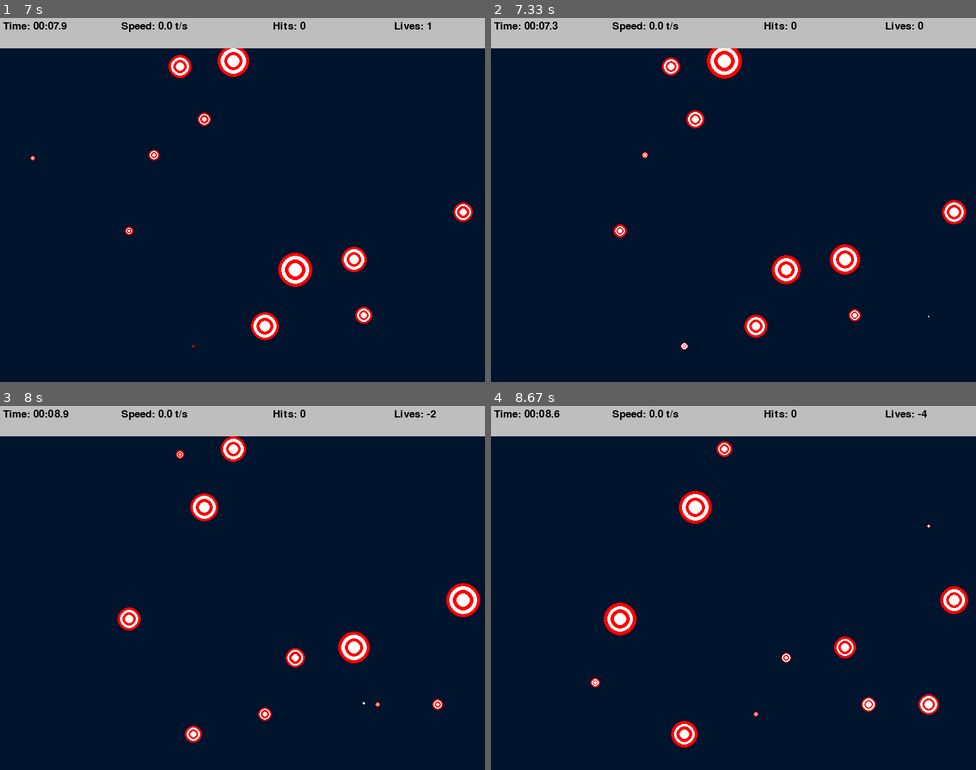
Above: before the commit, frames 1-4 (two rows, left to right).
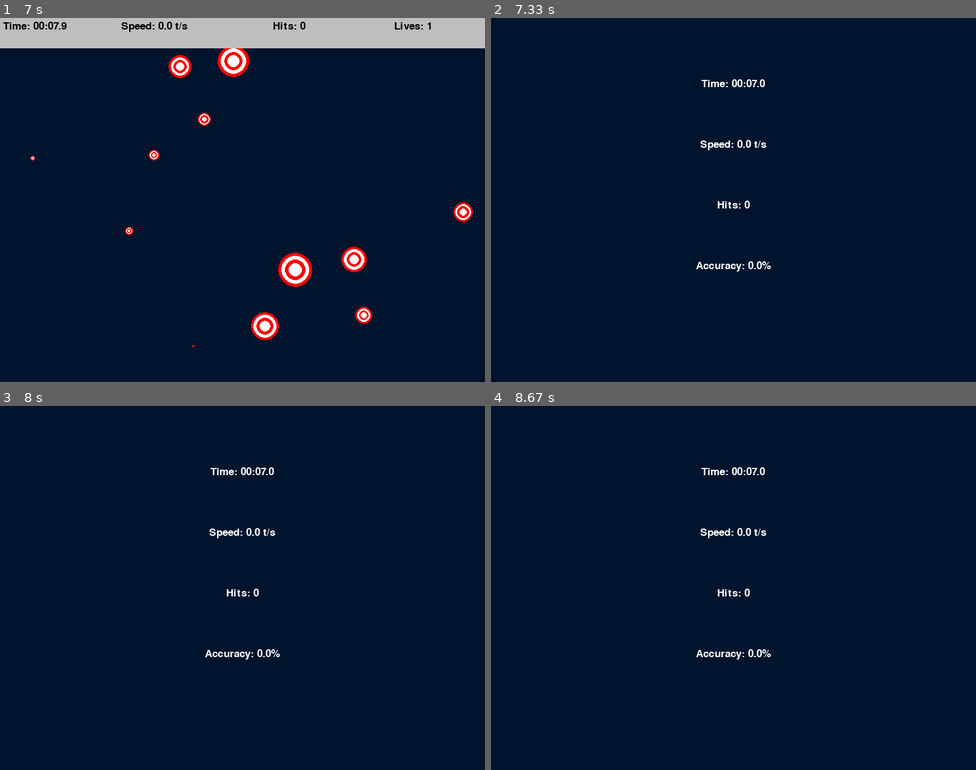
Above: after the commit, the same moments.

Repository: EhsanDrn2207/Aim-Trainer-Pygame
Game: pygame game, started from main.py
Two runs of this game, one before a commit and one after it. Both use one fixed random seed, a clock stepped at 60 frames per second and the inputs below.
Inputs (mouse positions are in pixels of both pictures, inside the frame that each line leads up to):
- Up to frame 1 (7 s): click (242, 200) at 0.38 s
- Up to frame 2 (7.33 s): no input
- Up to frame 3 (8 s): no input
- Up to frame 4 (8.67 s): no input

Frame 1 is identical in both runs. In frame 2, 11% of the frame differs, in the area x 0-100%, y 0-92%; in frame 3, 11%; in frame 4, 11%, in the area x 0-100%, y 0-94%.

Commit message:
add end screen function

Diff:
--- a/main.py
+++ b/main.py
@@ -84,12 +84,46 @@
     window.blit(hits_label, (450, 5))
     window.blit(lives_label, (650, 5))
 
+def get_middle_screen(surface):
+    return width / 2 - surface.get_width() / 2
+
+def end_screen(window, elapsed_time, target_pressed, clicks):
+    window.fill(background_color)
+
+    time_label = label_font.render(
+        f"Time: {time_format(elapsed_time)}", 1, "white")
+
+    speed = round(target_pressed / elapsed_time, 1)
+    speed_label = label_font.render(f"Speed: {speed} t/s", 1, "white")
+
+    hits_label = label_font.render(f"Hits: {target_pressed}", 1, "white")
+
+    try:
+        accuracy = round((target_pressed / clicks) * 100, 1)
+    except ZeroDivisionError:
+        accuracy = 0
+
+    accuracy_label = label_font.render(f"Accuracy: {accuracy}%", 1, "white")
+
+    window.blit(time_label, (get_middle_screen(time_label), 100))
+    window.blit(speed_label, (get_middle_screen(speed_label), 200))
+    window.blit(hits_label, (get_middle_screen(hits_label), 300))
+    window.blit(accuracy_label, (get_middle_screen(accuracy_label), 400))
+
+    pygame.display.update()
+
+    run = True
+    while run:
+        for event in pygame.event.get():
+            if event.type == pygame.QUIT or event.type == pygame.KEYDOWN:
+                quit()
+
 def main():
     run = True
     targets = []
     clock = pygame.time.Clock()
 
-    target_pressed = 0 # تعداد اهدافی که زده شد
+    targets_pressed = 0 # تعداد اهدافی که زده شد
     clicks = 0 # تعداد کلیک ها کاربر
     misses = 0 # تعداد اهدافی که کاربر از دست داده
     start_time = time.time()
@@ -115,7 +149,7 @@
 
             if event.type == pygame.MOUSEBUTTONDOWN:
                 click = True
-                click += 1
+                clicks += 1
 
         for target in targets:
             target.update()
@@ -126,13 +160,13 @@
 
             if click and target.collide(*mouse_position): # mouse position[0], mouse position[1]
                 targets.remove(target)
-                target_pressed += 1
+                targets_pressed += 1
         if misses >= lives:
-            pass
+            end_screen(window, elapsed_time, targets_pressed, clicks)
 
 
         draw_targets(window, targets)
-        draw_top_bar(window, elapsed_time, target_pressed, misses)
+        draw_top_bar(window, elapsed_time, targets_pressed, misses)
         pygame.display.update() # updates the contents of the entire display
 
     pygame.quit()
